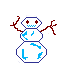
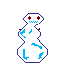
Before/after of a 64x64 layered artwork. What changed in the layer stack:
added layer "Calque 7" above "Calque 2" over [22, 11, 45, 26]
added layer "Calque 2" above "Calque 5" over [18, 26, 47, 43]
added layer "Calque 6" above "Calque 1" over [15, 42, 48, 63]
"Calque 1": opacity 100% → 0% over [10, 15, 57, 63]
